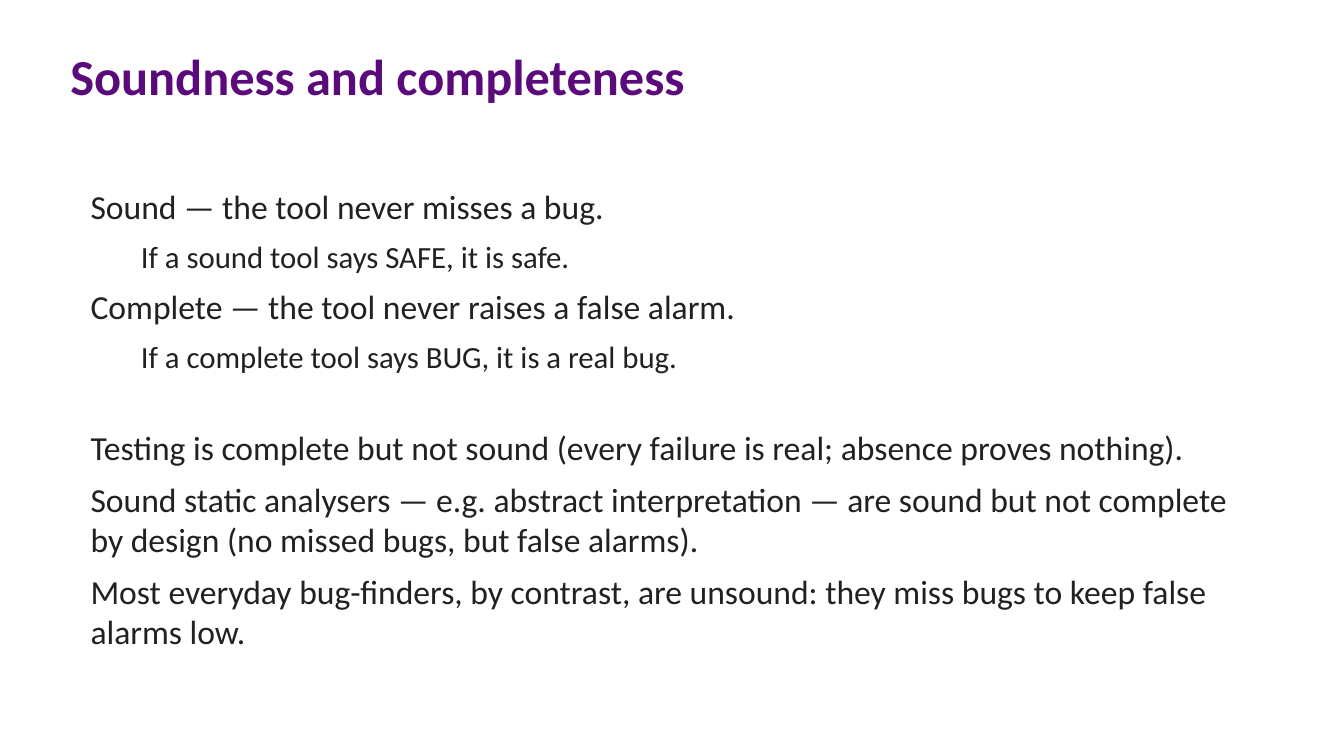
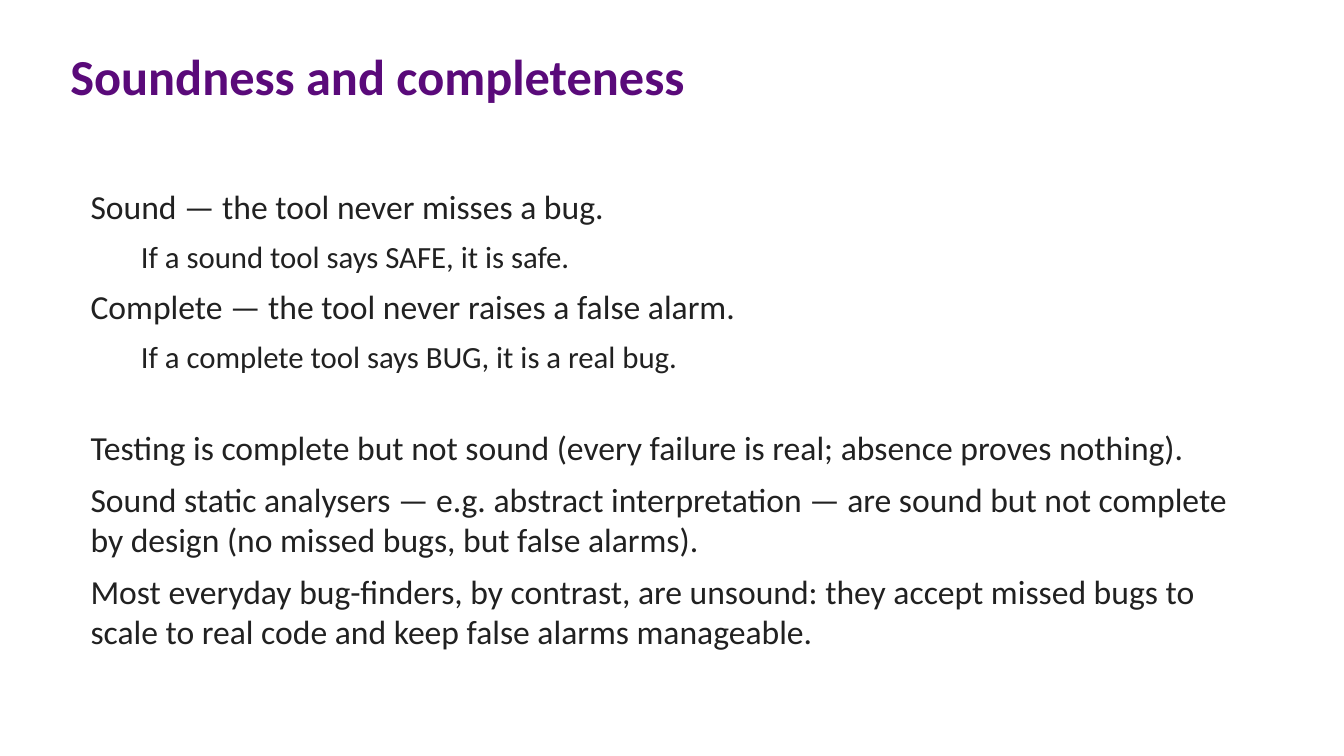
Before and after one commit to lucasccordeiro/unifei, a slide deck: slide 19 of slides/session1/01-session1-fundamentals.pptx. Drawn at 1344x756 pixels with LibreOffice and Linux fonts; fonts in the diff are those of the drawing. Boxes give left, top, right and bottom in pixels: in the first picture for what was removed or moved away, otherwise in the second. Text is boxed around its words. In the diff, an @@ line names an element or a change of style, - is before the commit and + after.

Commit message:
Refine why everyday bug-finders are unsound
Attributing unsoundness solely to keeping false alarms low was too narrow;
per the Soundiness Manifesto, tools trade soundness for precision AND
scalability. Name scalability alongside false-alarm management.

```diff
--- a/slides/session1/01-session1-fundamentals.pptx
+++ b/slides/session1/01-session1-fundamentals.pptx
@@ text at <box>91,580,1195,650</box>: text changed @@
-Most everyday bug-finders, by contrast, are unsound: they miss bugs to keep false alarms low.
+Most everyday bug-finders, by contrast, are unsound: they accept missed bugs to scale to real code and keep false alarms manageable.
```
Also in this commit, not shown: 2 other files.
